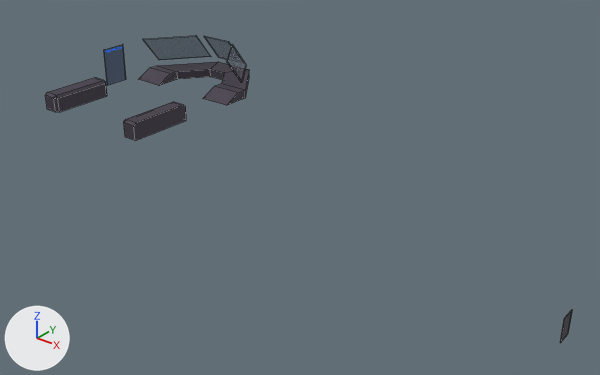
The Blender file blender/ship.blend as it was, and as the next commit left it.
Camera for both pictures: a 50 mm camera at (37.7, -158.8, 108.3) aimed at (-50.2, -48.9, 40.2). Lighting does not change. The marker at lower left points along +X, +Y and +Z. The older version comes first. Mesh edges are drawn as thin lines on the coarser meshes.

Names of what the first picture shows: 'CombatPlatform', 'EngineConduit', 'Leaderboard', 'Leaderboard.001', 'Windows'.
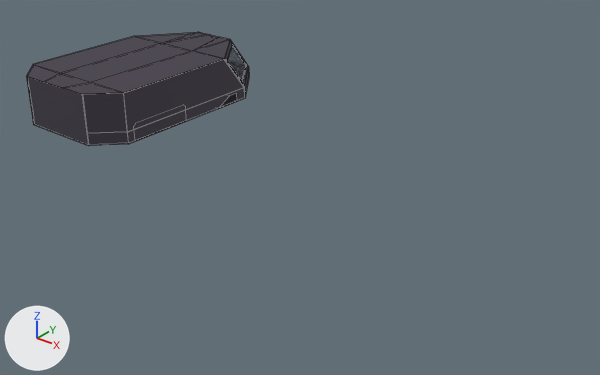
Changed parts and their boxes [x1, y1, x2, y2] in the pictures (600 x 375 px; the box of a moved part takes in the faces that stretch with it):
'Cockpit', shown: after [26, 32, 249, 146]
'CombatPlatform', reshaped (mostly hidden afterwards): before [139, 62, 249, 105]; after [218, 94, 237, 109]
'Leaderboard.001', deleted: before [560, 310, 572, 343]
part 1 of me_cube_005, moved or reshaped (not visible afterwards): before [160, 62, 249, 90]
part 2 of me_cube_005, moved or reshaped (mostly hidden afterwards): before [139, 66, 249, 105]; after [218, 94, 237, 109]
'EngineConduit', unchanged, covered by the edit: before [45, 78, 186, 141]
'Windows', unchanged, covered by the edit: before [143, 36, 247, 83]; after [227, 44, 247, 82]

The change, as a diff of the scene's bpy script:
```diff
--- a/blender/ship.blend.py
+++ b/blender/ship.blend.py
@@ me_cube_005 @@
 # used by ob_combatplatform; parent = ob_shiporigin; location = (0.0, 0.0, 0.0)
-me_cube_005.from_pydata(...)  # 24 vertices, 22 faces; spans x -10.9..10.9, y -0.9..12.7, z -1.6..-0.2
+me_cube_005.from_pydata(...)  # 24 vertices, 22 faces; spans x -10.9..10.9, y -2.9..12.7, z -1.6..-0.2
+# me_cube_005 part 1: all 4 vertices in x -1.7..1.7, y 8.5, z -1.6..-0.2 are moved by (0.0, -3.2, 0.0)
+# me_cube_005 part 2: 15 of the vertices in x -10.9..10.9, y -0.9..3.8, z -1.6..-0.2 are moved by (0.0, -2.0, 0.0)
 me_cube_005.materials.append(mat_ship)
@@ ob_cockpit @@
 _m = ob_cockpit.modifiers.new('Solidify', 'SOLIDIFY')
 _m.thickness = 0.2
-ob_cockpit.hide_set(True)
@@ ob_leaderboard_001 @@
-ob_leaderboard_001 = bpy.data.objects.new('Leaderboard.001', me_cube_007)
-ob_leaderboard_001.location = (0.0, 0.0, 0.0)
```
